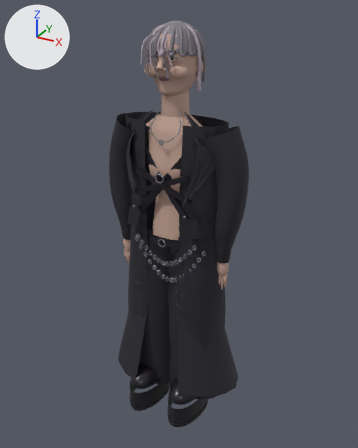
An edit to the glTF model src/assets/avatars/look-5-crowd.glb, drawn before and after from the same camera.
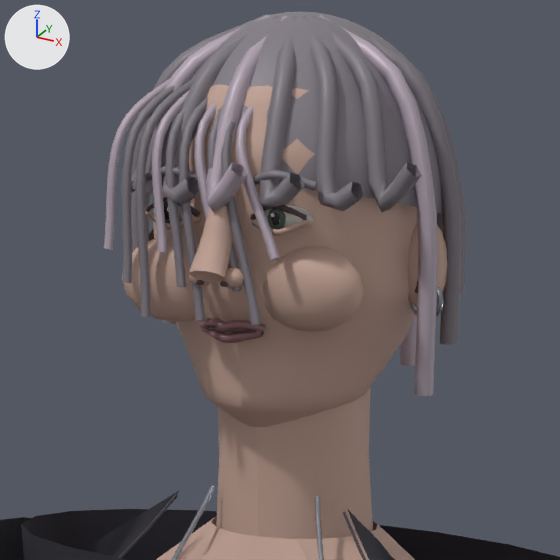
There are two pictures of each version: one whole from a 50 mm lens placed at (1.136, -2.03, 2.132), pointed at (0.008, 0.021, 1.106), one close up on the part from 34% to 63% of the width and 4% to 27% of the height. The lights are fixed; the arrows at upper left show +X, +Y and +Z. The last two pictures show the newer version. Where no turn or scale is listed for an object, it has been applied to the vertices. Vertices at exactly the same position are counted once.
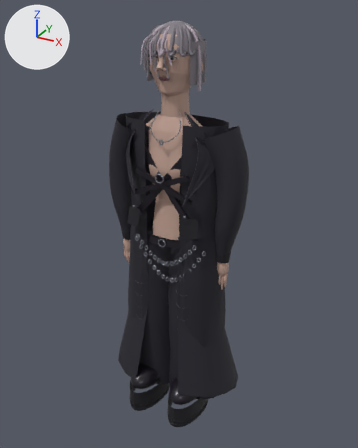
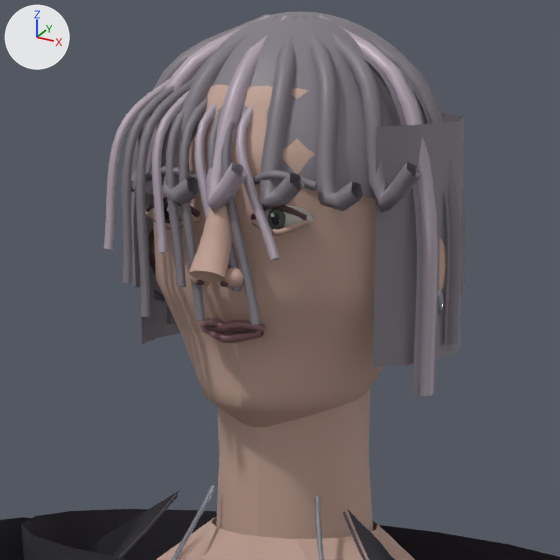
The change, as a diff of the scene's bpy script:
```diff
--- a/src/assets/avatars/look-5-crowd.glb.py
+++ b/src/assets/avatars/look-5-crowd.glb.py
@@ me_mesh_13 @@
 # used by ob_mesh_13; location = (-0.36, 0.24, -0.99)
-me_mesh_13.from_pydata(...)  # 2472 vertices, 4672 faces; spans x 0.203..0.518, y -0.387..-0.129, z 2.07..3.052
+me_mesh_13.from_pydata(...)  # 2244 vertices, 4224 faces; spans x 0.203..0.518, y -0.387..-0.129, z 2.07..3.052
+# me_mesh_13 part 1: the loose piece of 114 vertices spanning x 0.25..0.344, y -0.35..-0.304, z 2.832..2.898 is deleted
+# me_mesh_13 part 2: the loose piece of 114 vertices spanning x 0.376..0.47, y -0.35..-0.304, z 2.832..2.898 is deleted
 me_mesh_13.materials.append(mat_skin)
@@ me_mesh_18 @@
 # used by ob_mesh_18; location = (-0.36, 0.24, -0.99)
-me_mesh_18.from_pydata(...)  # 1770 vertices, 3310 faces; spans x 0.218..0.507, y -0.37..-0.102, z 2.815..3.064
+me_mesh_18.from_pydata(...)  # 3688 vertices, 6542 faces; spans x 0.218..0.507, y -0.37..-0.096, z 2.78..3.064
+# me_mesh_18 part 3: 1918 vertices added at x 0.223..0.498, y -0.305..-0.096, z 2.78..3.055
 me_mesh_18.materials.append(mat_hair)
```

Changed parts and their boxes [x1, y1, x2, y2] in the close-ups (560 x 560 px):
'Mesh_13', reshaped
    before: [122, 84, 448, 560]
    after: [146, 84, 447, 560]
'Mesh_18', reshaped (16% taller)
    before: [122, 12, 466, 345]
    after: [122, 12, 466, 397]
part 1 of me_mesh_13, deleted (beige)
    before: [122, 238, 195, 322]
part 2 of me_mesh_13, deleted (beige)
    before: [262, 246, 364, 332]
part 3 of me_mesh_18, added
    after: [134, 54, 464, 397]
